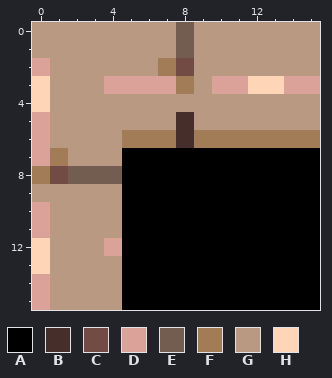
Pixel-art sprite: sourceAssets/tiles/wallVerticalLeftCorner.png. The picture above was drawn from the file before the commit.
The file is 16x16 pixels. Colours within 5 levels of each other are drawn and written as one.
Palette (. is transparent): A #000000  B #462e2a  C #734b45  D #dba29a  E #725d50  F #a27c57  G #ba9982  H #ffd5b8
Pixels before, first column x 0:
 0 GGGGGGGGEGGGGGGG
 1 GGGGGGGGEGGGGGGG
 2 DGGGGGGFCGGGGGGG
 3 HGGGDDDDFGDDHHDD
 4 HGGGGGGGGGGGGGGG
 5 DGGGGGGGBGGGGGGG
 6 DGGGGFFFBFFFFFFF
 7 DFGGGAAAAAAAAAAA
 8 FCEEEAAAAAAAAAAA
 9 GGGGGAAAAAAAAAAA
10 DGGGGAAAAAAAAAAA
11 DGGGGAAAAAAAAAAA
12 HGGGDAAAAAAAAAAA
13 HGGGGAAAAAAAAAAA
14 DGGGGAAAAAAAAAAA
15 DGGGGAAAAAAAAAAA
The result:
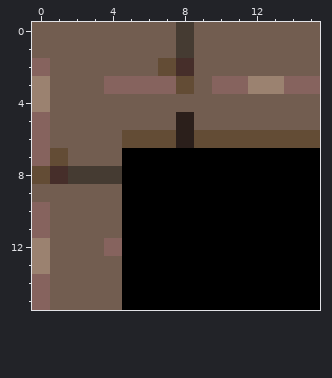
Difference:
Colour B changes from #462e2a to #2b1f1b.
Colour C changes from #734b45 to #462e2a.
Colour D changes from #dba29a to #86635e.
Colour E changes from #725d50 to #453b32.
Colour F changes from #a27c57 to #634c35.
Colour G changes from #ba9982 to #725d50.
Colour H changes from #ffd5b8 to #9b8270.
Where, in picture pixels (left, top, right, bottom), the same in both pictures:
changed: (32, 22, 320, 310)
